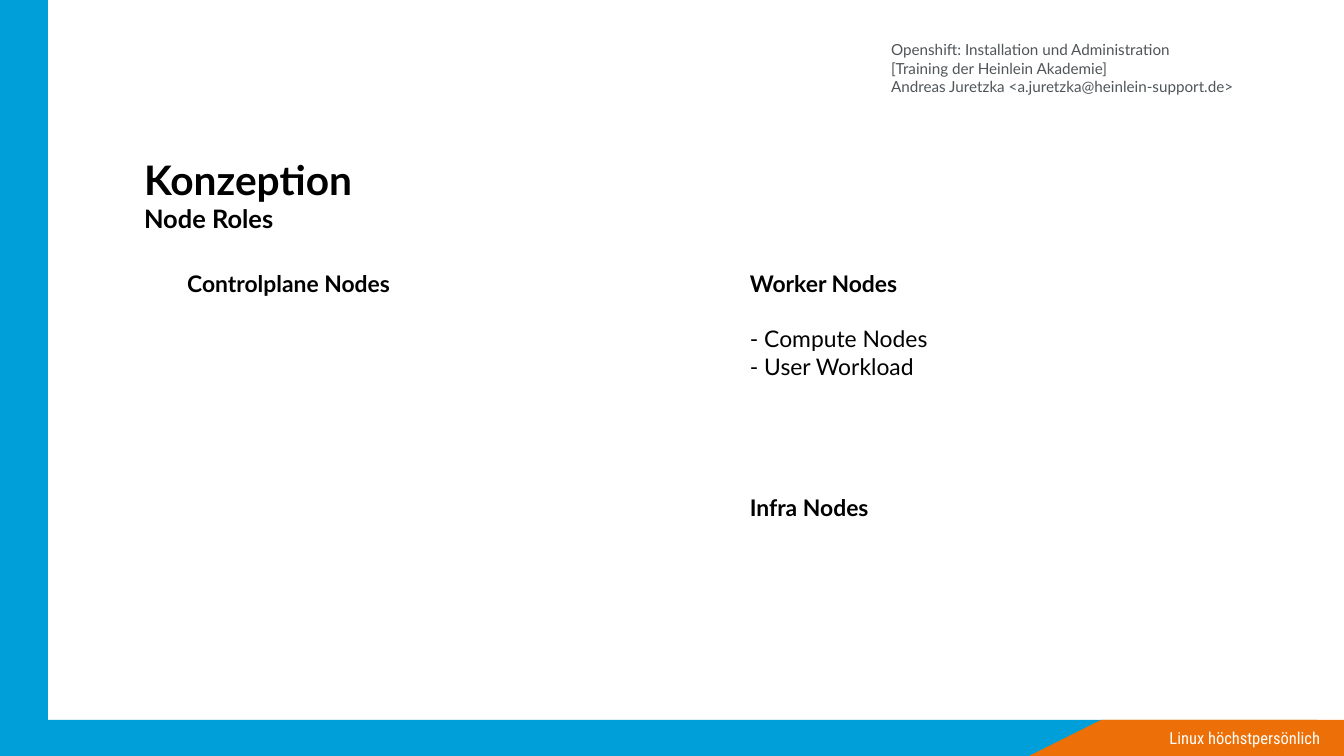
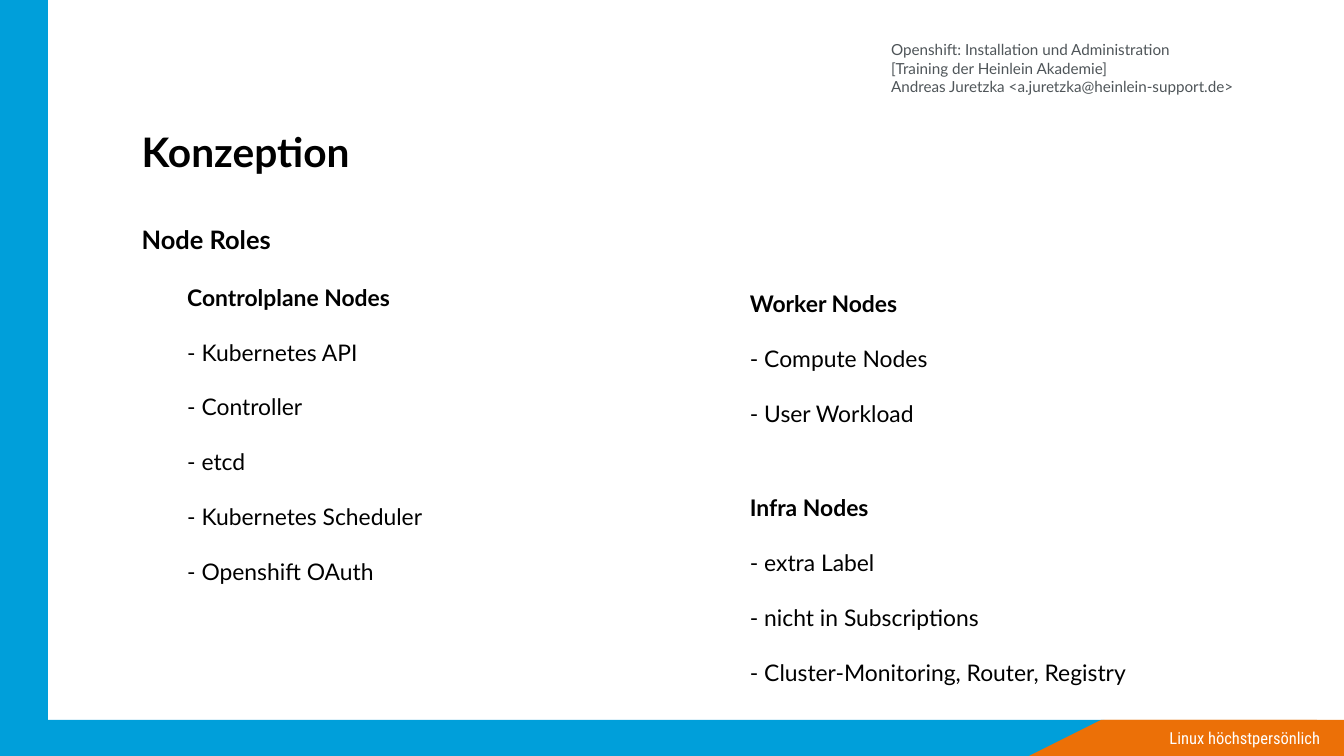
Before and after one commit to ajayten/openshift-kurs-folien, a slide deck: slide 7 of folien.odp. Drawn at 1344x756 pixels with LibreOffice and Linux fonts; fonts in the diff are those of the drawing; background and template pictures are left out. Boxes give left, top, right and bottom in pixels: in the first picture for what was removed or moved away, otherwise in the second. Text is boxed around its words. In the diff, an @@ line names an element or a change of style, - is before the commit and + after.

```diff
--- a/folien.odp
+++ b/folien.odp
@@ title "Konzeption Node Roles" rewrapped from box(144, 164, 352, 229) to box(142, 136, 350, 250) @@
@@ text "Controlplane Nodes": place and size @@
-text "Controlplane Nodes" at box(187, 275, 390, 296)
+text "Controlplane Nodes" at box(187, 289, 422, 584)
@@ text "Worker Nodes" rewrapped from box(750, 275, 928, 376) to box(750, 295, 928, 423) @@
@@ text at box(202, 344, 422, 584): paragraphs added @@
+- Kubernetes API
+- Controller
+- etcd
+- Kubernetes Scheduler
+- Openshift OAuth
@@ text at box(764, 554, 1126, 685): paragraphs added @@
+- extra Label
+- nicht in Subscriptions
+- Cluster-Monitoring, Router, Registry
```
Also in this commit, not shown: 2 slides added, 1 other file.
